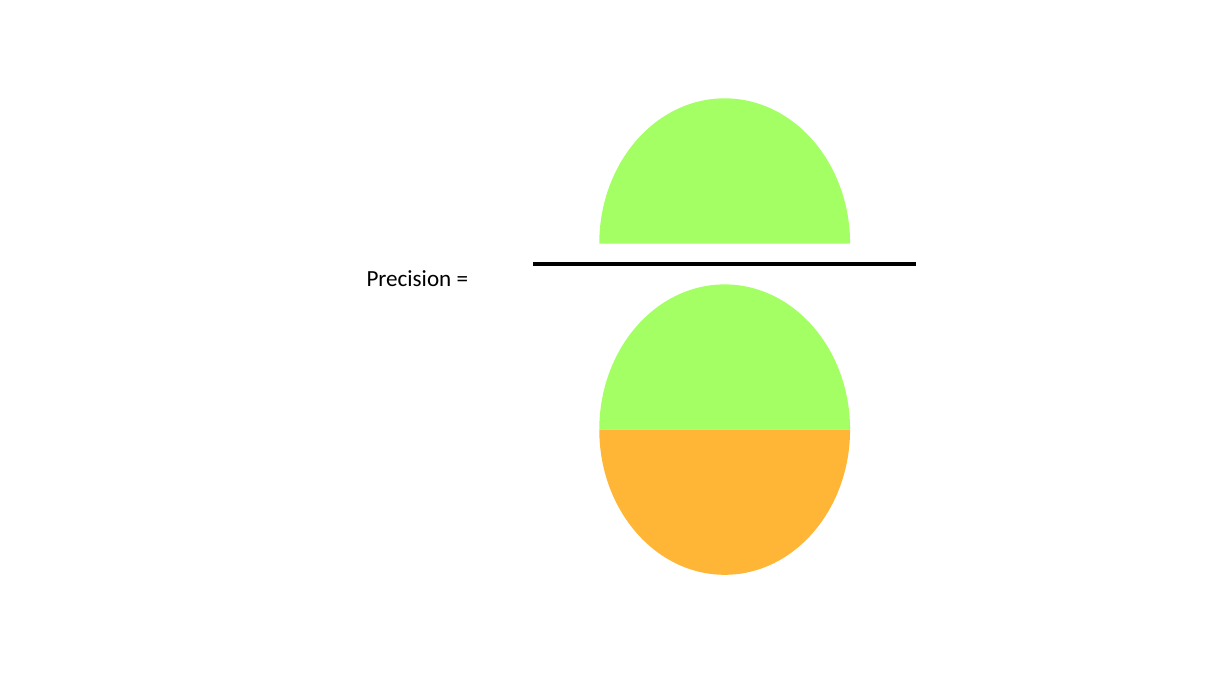
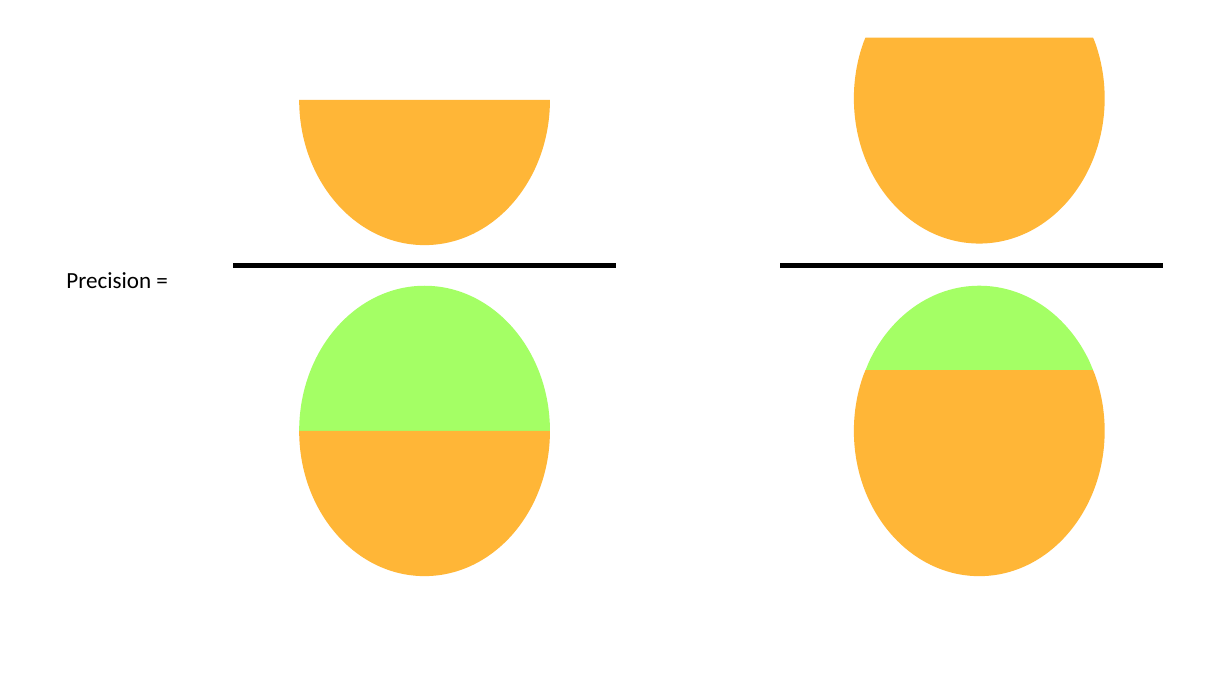
Before and after one commit to daniel-yj-yang/ml, a slide deck: slide 21 of model_evaluation/confusion_matrix/images/visualization_of_confusion_matrix.pptx (slide 20 before the commit). Drawn at 1232x693 pixels with LibreOffice and Linux fonts; fonts in the diff are those of the drawing. Boxes give left, top, right and bottom in pixels: in the first picture for what was removed or moved away, otherwise in the second. Text is boxed around its words. In the diff, an @@ line names an element or a change of style, - is before the commit and + after.

```diff
--- a/model_evaluation/confusion_matrix/images/visualization_of_confusion_matrix.pptx
+++ b/model_evaluation/confusion_matrix/images/visualization_of_confusion_matrix.pptx
@@ rectangle added at box(780, 57, 1163, 589), outline #FFFFFF 3 pt @@
@@ freeform shape added at box(854, 38, 1104, 244), fill #FFB637 @@
@@ freeform shape added at box(299, 100, 550, 245), fill #FFB637 @@
@@ freeform shape removed at box(600, 98, 850, 243) @@
@@ 2 freeform shapes, 1 text, 1 rectangle, 1 line: place and size @@
-2 freeform shapes, 1 text, 1 rectangle, 1 line at box(367, 55, 916, 587)
+2 freeform shapes, 1 text, 1 rectangle, 1 line at box(66, 57, 616, 589)
@@ line added from (780, 265) to (1164, 265), #000000 3.5 pt @@
@@ freeform shape added at box(866, 286, 1093, 370), fill #A4FF65 @@
@@ freeform shape added at box(854, 371, 1104, 577), fill #FFB637 @@
```
Also in this commit, not shown: 1 other slide changed, 2 slides added, 1 slide removed, 5 other files.
